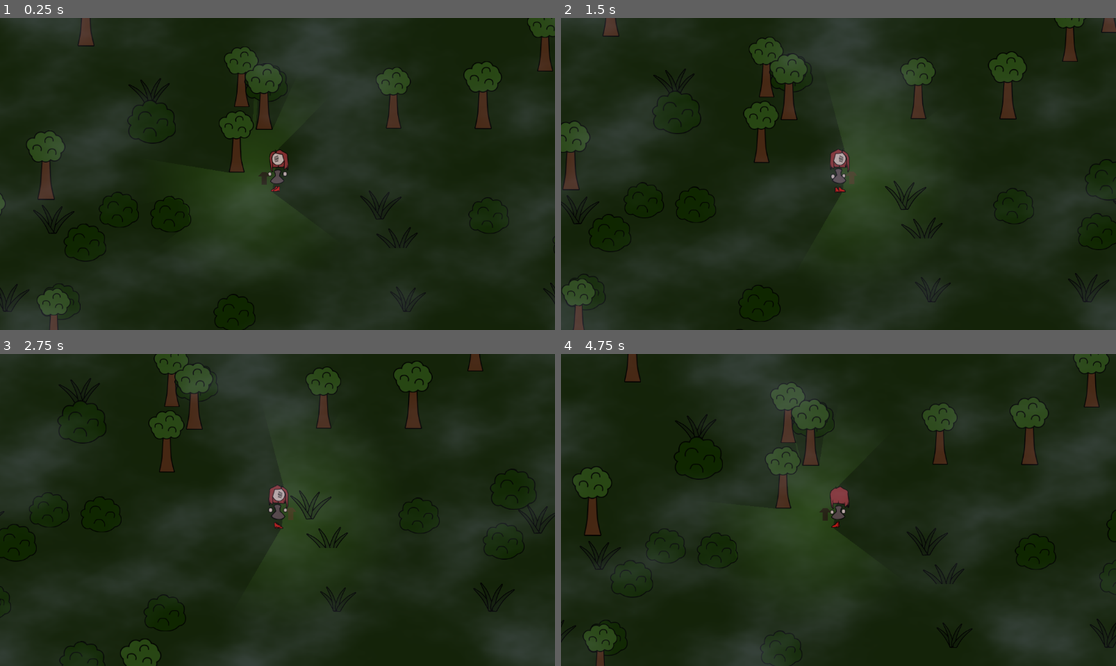
Above: before the commit, frames 1-4 (two rows, left to right).
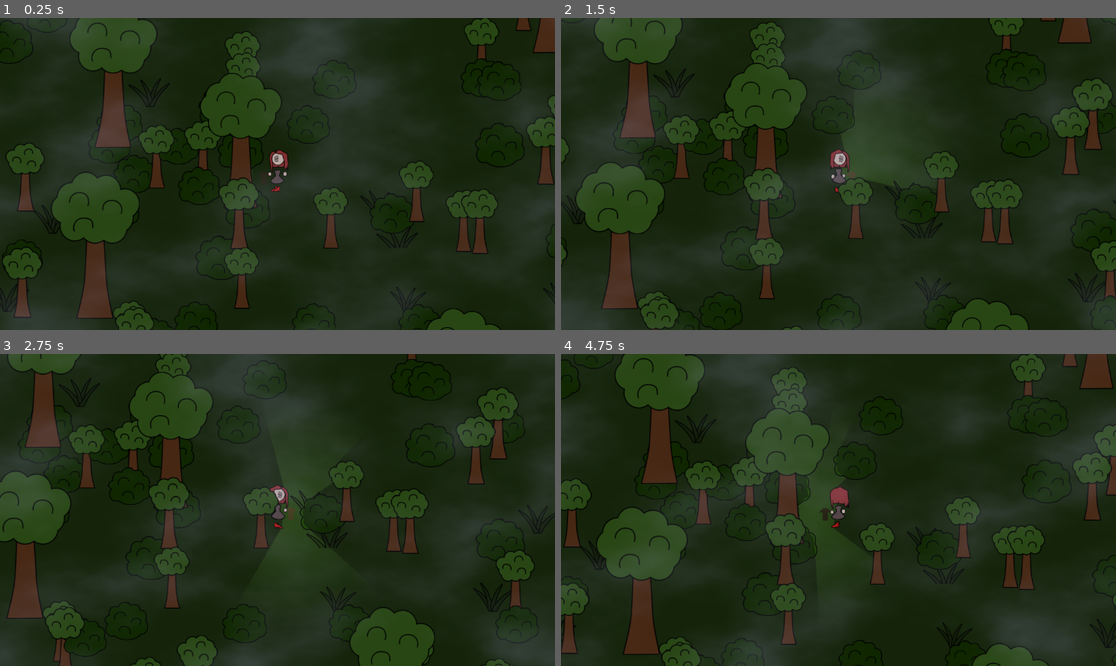
Above: after the commit, the same moments.

Repository: Jerrylikesgreen/-la-Santa-Compa-a
Game: Godot game, scene res://Scenes/forest.tscn
Two runs of this game, one before a commit and one after it. Both use one fixed random seed, a clock stepped at 60 frames per second and the inputs below. The project has no main scene, so this scene is started directly.
Inputs (mouse positions are in pixels of both pictures, inside the frame that each line leads up to):
- Up to frame 1 (0.25 s): no input
- Up to frame 2 (1.5 s): move the mouse to (960, 158) at 0.52 s; hold D (Right) 0.53-1.28 s; click (960, 158) at 0.6 s; move the mouse to (727, 189) at 1.27 s; hold S (Down) from 1.28 s (still down); click (727, 189) at 1.35 s
- Up to frame 3 (2.75 s): move the mouse to (333, 441) at 2.02 s; release S (Down) at 2.03 s; hold D (Right) from 2.03 s (still down); click (333, 441) at 2.1 s
- Up to frame 4 (4.75 s): move the mouse to (810, 572) at 2.77 s; release D (Right) at 2.78 s; hold W (Up) 2.78-3.53 s; click (810, 572) at 2.85 s; move the mouse to (1005, 556) at 3.52 s; hold A (Left) from 3.53 s (still down); click (1005, 556) at 3.6 s; move the mouse to (672, 463) at 4.27 s; click (672, 463) at 4.35 s

The runs differ from the first frame. In frame 1, 20% of the frame differs, in the area x 0-100%, y 0-100%; in frame 2, 20%; in frame 3, 19%; in frame 4, 21%.

Commit message:
Add cell_size property to forest scene
Introduced a new 'cell_size' property with a value of 45 in the forest.tscn scene file. This may be used for grid or tile-based calculations within the scene.

Diff:
--- a/Scenes/forest.tscn
+++ b/Scenes/forest.tscn
@@ -55,6 +55,7 @@
 bush_scene = ExtResource("1_uee5o")
 map_width = 60
 map_height = 60
+cell_size = 45
 
 [node name="WorldLight" type="DirectionalLight2D" parent="."]
 color = Color(0.1254902, 0.1254902, 0.1254902, 1)
